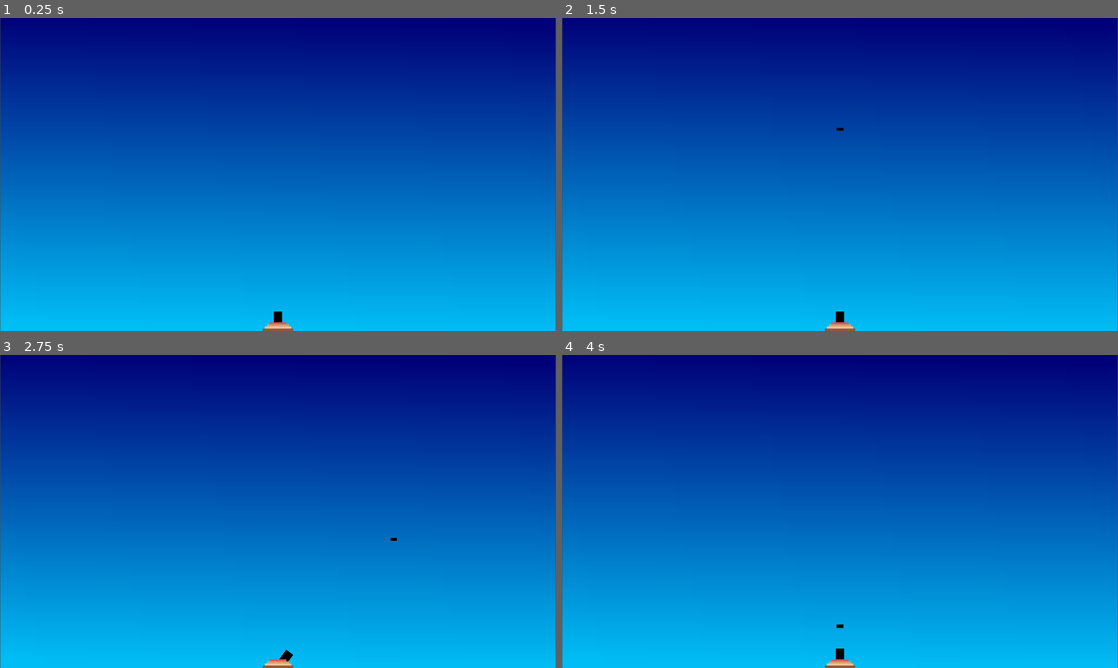
Above: before the commit, frames 1-4 (two rows, left to right).
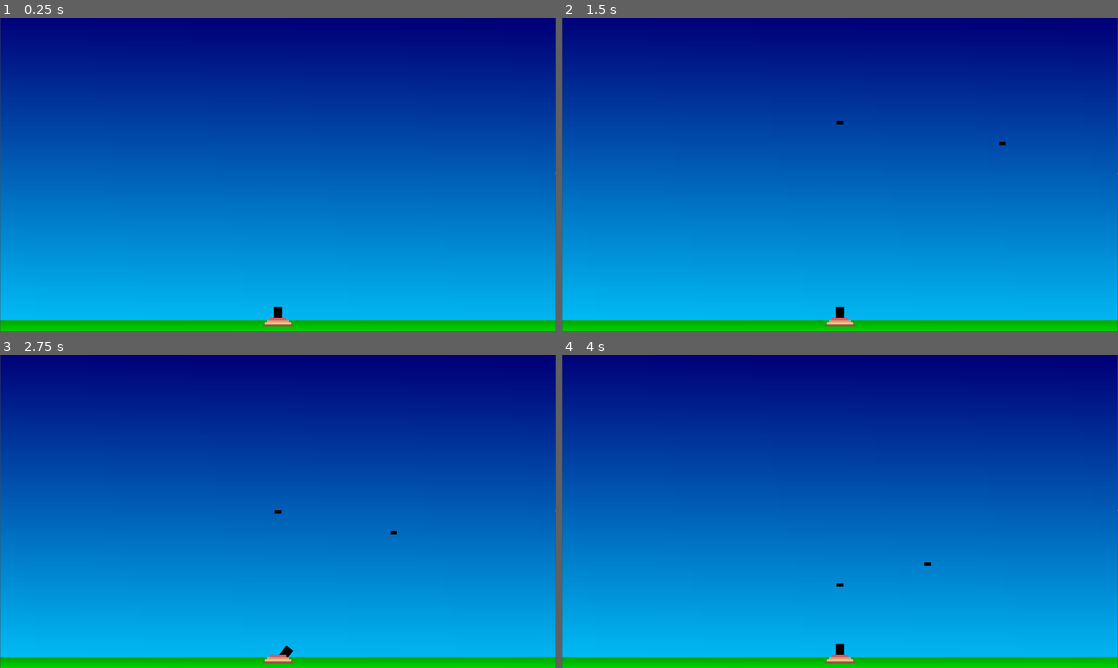
Above: after the commit, the same moments.

Repository: neonille/AirBattle
Game: Godot game, scene res://Scenes/main.tscn
Two runs of this game, one before a commit and one after it. Both use one fixed random seed, a clock stepped at 60 frames per second and the inputs below.
Inputs:
- Up to frame 1 (0.25 s): no input
- Up to frame 2 (1.5 s): tap Enter (ui_accept) at 0.5, 0.6, 0.77, 1.07, 1.25, 1.35 s; hold Right (ui_right) 0.53-1.28 s; hold Left (ui_left) from 1.28 s (still down)
- Up to frame 3 (2.75 s): tap Enter (ui_accept) at 1.52, 1.82, 2, 2.1 s; release Left (ui_left) at 2.03 s; hold Right (ui_right) from 2.03 s (still down)
- Up to frame 4 (4 s): tap Enter (ui_accept) at 2.75, 2.85, 3.02, 3.32, 3.5, 3.6, 3.77 s; release Right (ui_right) at 3.53 s; hold Left (ui_left) from 3.53 s (still down)

The runs differ from the first frame. In frame 1, 3.6% of the frame differs, in the area x 0-100%, y 49-100%; in frame 2, 3.6%; in frame 3, 3.6%; in frame 4, 3.6%.

Commit message:
Add bomber1 asset and update scene configurations; implement bullet group management in canon script

Diff:
--- a/Scenes/Bullet.tscn
+++ b/Scenes/Bullet.tscn
@@ -6,7 +6,7 @@
 [sub_resource type="RectangleShape2D" id="RectangleShape2D_vlxeq"]
 size = Vector2(1.7952, 0.845243)
 
-[node name="Bullet" type="Sprite2D"]
+[node name="Bullet" type="Sprite2D" groups=["BulletGroup"]]
 texture_filter = 1
 scale = Vector2(1.5, 1.5)
 texture = ExtResource("1_vlxeq")
--- a/Scenes/main.tscn
+++ b/Scenes/main.tscn
@@ -1,9 +1,10 @@
-[gd_scene load_steps=9 format=3 uid="uid://cspookngc1ycl"]
+[gd_scene load_steps=12 format=3 uid="uid://cspookngc1ycl"]
 
 [ext_resource type="Texture2D" uid="uid://rtfger0kqw42" path="res://Art/canonBase.png" id="1_bo1nx"]
 [ext_resource type="Texture2D" uid="uid://bagw6at1l5t0y" path="res://Art/canonHead.png" id="2_8gbba"]
 [ext_resource type="Script" uid="uid://dmcu6bta16ibl" path="res://Scripts/canon.gd" id="3_8gbba"]
 [ext_resource type="Script" uid="uid://dshptkst7oeml" path="res://Scripts/AudioPlayer.gd" id="4_jjvhh"]
+[ext_resource type="Texture2D" uid="uid://darsk4ayytmby" path="res://Art/bomber1.png" id="5_kry3j"]
 
 [sub_resource type="Gradient" id="Gradient_0xm2m"]
 colors = PackedColorArray(0, 0, 0.470588, 1, 2.11775e-06, 0.744115, 0.963751, 1)
@@ -20,6 +21,14 @@
 gradient = SubResource("Gradient_8gbba")
 fill_from = Vector2(0.513761, 1)
 fill_to = Vector2(0.555046, 0)
+
+[sub_resource type="Gradient" id="Gradient_jjvhh"]
+colors = PackedColorArray(0, 0.823529, 0, 1, 0, 0.662745, 0, 1)
+
+[sub_resource type="GradientTexture2D" id="GradientTexture2D_kry3j"]
+gradient = SubResource("Gradient_jjvhh")
+fill_from = Vector2(0.555556, 1)
+fill_to = Vector2(0.495726, 0.0769231)
 
 [node name="Node2D" type="Node2D"]
 
@@ -49,12 +58,12 @@
 [node name="Base" type="Sprite2D" parent="."]
 z_index = 1
 texture_filter = 1
-position = Vector2(128, 136)
+position = Vector2(128, 134)
 texture = ExtResource("1_bo1nx")
 
 [node name="Canon" type="Sprite2D" parent="."]
 texture_filter = 1
-position = Vector2(128, 144)
+position = Vector2(128, 142)
 scale = Vector2(1, 0.75)
 texture = ExtResource("2_8gbba")
 offset = Vector2(0, -7.99999)
@@ -63,3 +72,14 @@
 [node name="Camera2D" type="Camera2D" parent="."]
 position = Vector2(128, 72)
 zoom = Vector2(7.495, 7.495)
+
+[node name="Grass" type="Sprite2D" parent="."]
+z_index = -1
+position = Vector2(128, 141.5)
+scale = Vector2(4, 0.078125)
+texture = SubResource("GradientTexture2D_kry3j")
+
+[node name="Bomber1" type="Sprite2D" parent="."]
+texture_filter = 1
+position = Vector2(264, 72)
+texture = ExtResource("5_kry3j")
--- a/Scripts/canon.gd
+++ b/Scripts/canon.gd
@@ -27,12 +27,14 @@
 	audio.Play("canonmove")
 
 func shoot():
-	if checkIfCanShoot() == null:
+	if checkIfCanShoot() == true:
 		var bull = bullet.instantiate() as Bullet
 		get_parent().add_child(bull)
 		bull.position = position
+		bull.position.y -= 1
 		bull.direction = Vector2(directions[currentDir],-1)
 		audio.Play("Shoot1")
 
 func checkIfCanShoot():
-	return get_node_or_null("../Bullet")
+	var bullets = get_tree().get_nodes_in_group("BulletGroup")
+	return bullets.size() < 2
--- a/project.godot
+++ b/project.godot
@@ -23,6 +23,10 @@
 window/stretch/mode="viewport"
 window/stretch/aspect="ignore"
 
+[global_group]
+
+BulletGroup=""
+
 [rendering]
 
 renderer/rendering_method="gl_compatibility"
Binary file added: Art/bomber1.png
Not shown, added: Art/bomber1.png.import
